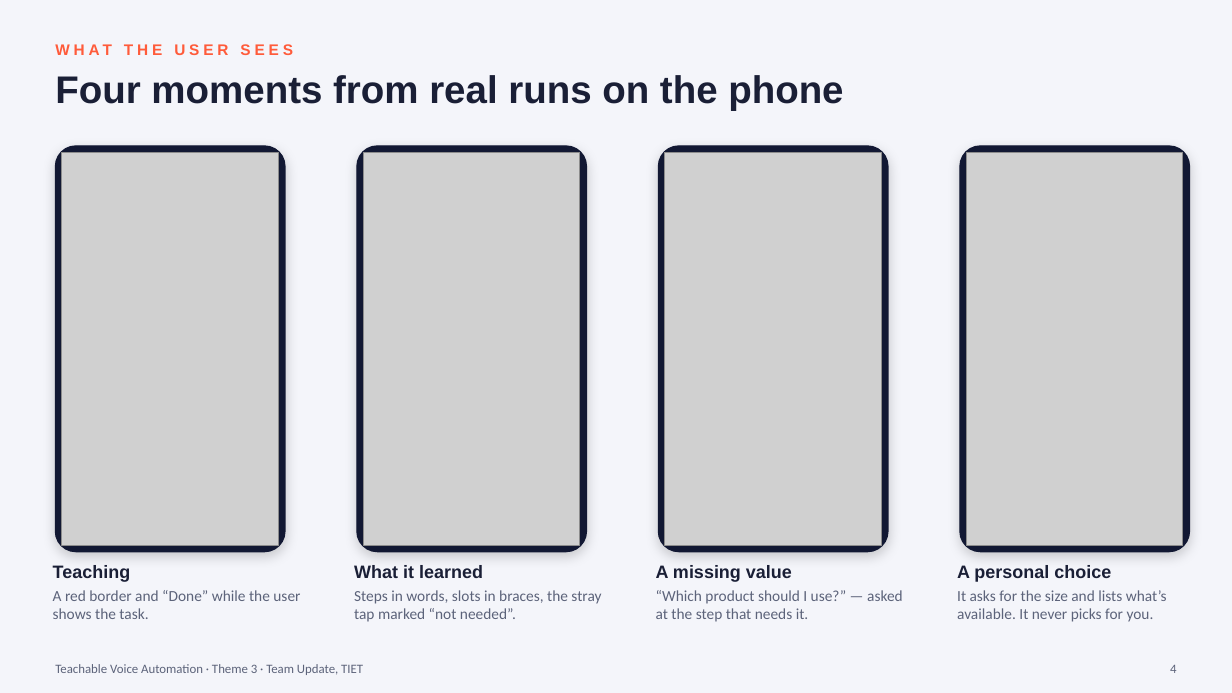
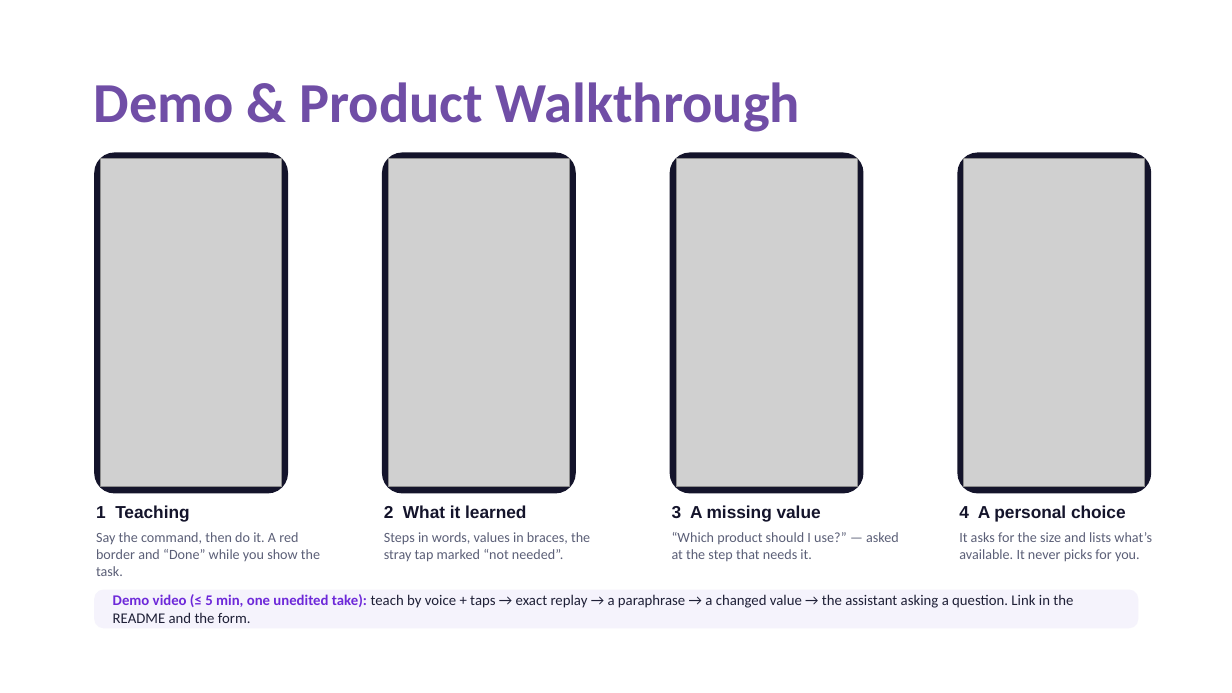
Before and after one commit to sgoel2be24-cyber/prism-teachable-voice, a slide deck: slide 8 of TIET_Update_Submission_ppt.pptx (slide 4 before the commit). Drawn at 1232x693 pixels with LibreOffice and Linux fonts; fonts in the diff are those of the drawing; grey boxes stand for pictures. Boxes give left, top, right and bottom in pixels: in the first picture for what was removed or moved away, otherwise in the second. Text is boxed around its words. In the diff, an @@ line names an element or a change of style, - is before the commit and + after.

```diff
--- a/TIET_Update_Submission_ppt.pptx
+++ b/TIET_Update_Submission_ppt.pptx
@@ background #F4F5FA to #FFFFFF @@
@@ text removed at box(55, 35, 980, 63) @@
-WHAT THE USER SEES
@@ text removed at box(55, 75, 843, 110) @@
-Four moments from real runs on the phone
@@ title added at box(94, 82, 800, 132), 44 pt, text #704EA6, bold @@
+Demo & Product Walkthrough
@@ fill #121833 to #14142B; outline #121833 1 pt to none; shadow off; proportions changed in 4 elements at box(670, 152, 864, 494), box(382, 152, 576, 494), box(958, 152, 1152, 494), box(94, 152, 288, 494) @@
@@ rounded rectangle: place and size @@
-rounded rectangle at box(55, 146, 285, 552)
+rounded rectangle at box(94, 152, 288, 494)
@@ picture: place and size @@
-picture at box(62, 152, 278, 545)
+picture at box(101, 159, 282, 487)
@@ rounded rectangle: place and size @@
-rounded rectangle at box(357, 146, 586, 552)
+rounded rectangle at box(382, 152, 576, 494)
@@ picture: place and size @@
-picture at box(363, 152, 579, 545)
+picture at box(388, 159, 569, 487)
@@ rounded rectangle: place and size @@
-rounded rectangle at box(659, 146, 888, 552)
+rounded rectangle at box(670, 152, 864, 494)
@@ picture: place and size @@
-picture at box(665, 152, 882, 545)
+picture at box(677, 159, 858, 487)
@@ rounded rectangle: place and size @@
-rounded rectangle at box(960, 146, 1189, 552)
+rounded rectangle at box(958, 152, 1152, 494)
@@ picture: place and size @@
-picture at box(967, 152, 1183, 545)
+picture at box(964, 159, 1145, 487)
@@ vertical alignment middle to top in 4 elements at box(672, 505, 821, 521), box(959, 505, 1126, 521), box(384, 505, 526, 518), box(96, 505, 189, 521) @@
@@ text at box(96, 505, 189, 521): text changed; size 14 to 13.5 pt; text colour #1A1F36 to #14142B @@
-Teaching
+1 Teaching
@@ text at box(384, 505, 526, 518): text changed; size 14 to 13.5 pt; text colour #1A1F36 to #14142B @@
-What it learned
+2 What it learned
@@ text at box(672, 505, 821, 521): text changed; size 14 to 13.5 pt; text colour #1A1F36 to #14142B @@
-A missing value
+3 A missing value
@@ text at box(959, 505, 1126, 521): text changed; size 14 to 13.5 pt; text colour #1A1F36 to #14142B @@
-A personal choice
+4 A personal choice
@@ text at box(96, 532, 320, 576): text changed; size 12 to 11 pt; text colour #5C637A to #5B5F77 @@
-A red border and “Done” while the user shows the task.
+Say the command, then do it. A red border and “Done” while you show the task.
@@ text at box(384, 532, 590, 562): text changed; size 12 to 11 pt; text colour #5C637A to #5B5F77 @@
-Steps in words, slots in braces, the stray tap marked “not needed”.
+Steps in words, values in braces, the stray tap marked “not needed”.
@@ text "“Which product should I use?” ...": place and size @@
-text "“Which product should I use?” ..." at box(656, 590, 903, 622)
+text "“Which product should I use?” ..." at box(672, 532, 899, 561)
@@ text "“Which product should I use?” ..." at box(672, 532, 899, 561): size 12 to 11 pt, text colour #5C637A to #5B5F77 @@
@@ text "It asks for the size ..." at box(959, 532, 1152, 562): size 12 to 11 pt, text colour #5C637A to #5B5F77 @@
@@ text "It asks for the size ...": place and size @@
-text "It asks for the size ..." at box(957, 590, 1167, 622)
+text "It asks for the size ..." at box(959, 532, 1152, 562)
@@ rounded rectangle added at box(94, 590, 1139, 628), fill #F5F3FC @@
@@ text added at box(113, 594, 1073, 623), 11.5 pt, text #1F2037 @@
+Demo video (≤ 5 min, one unedited take): teach by voice + taps → exact replay → a paraphrase → a changed value → the assistant asking a question. Link in the README and the form.
@@ text removed at box(55, 664, 363, 675) @@
-Teachable Voice Automation · Theme 3 · Team Update, TIET
@@ text removed at box(1170, 665, 1176, 673) @@
-4
```
Also in this commit, not shown: 10 other slides changed, 7 slides added, 4 slides removed, 49 other files.
